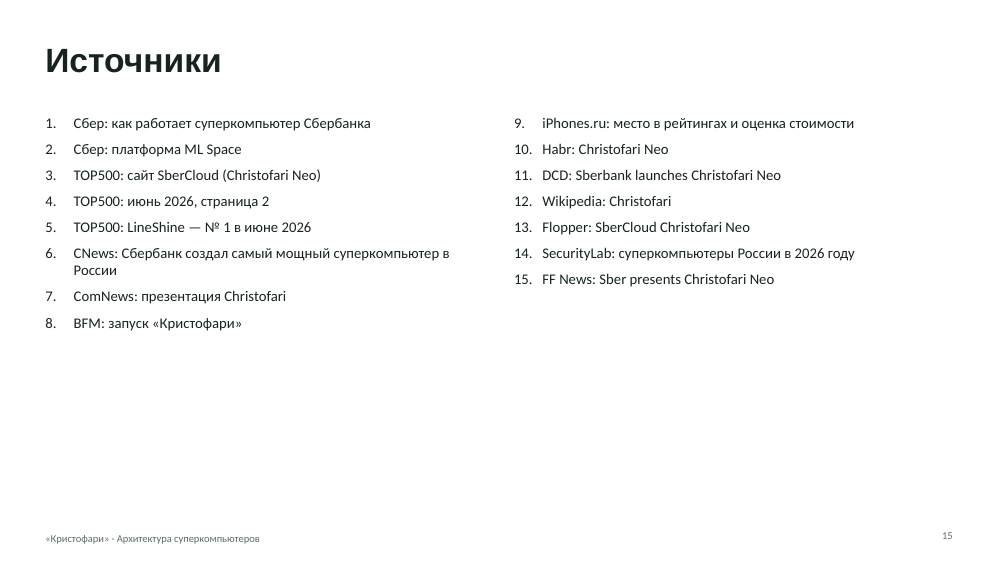
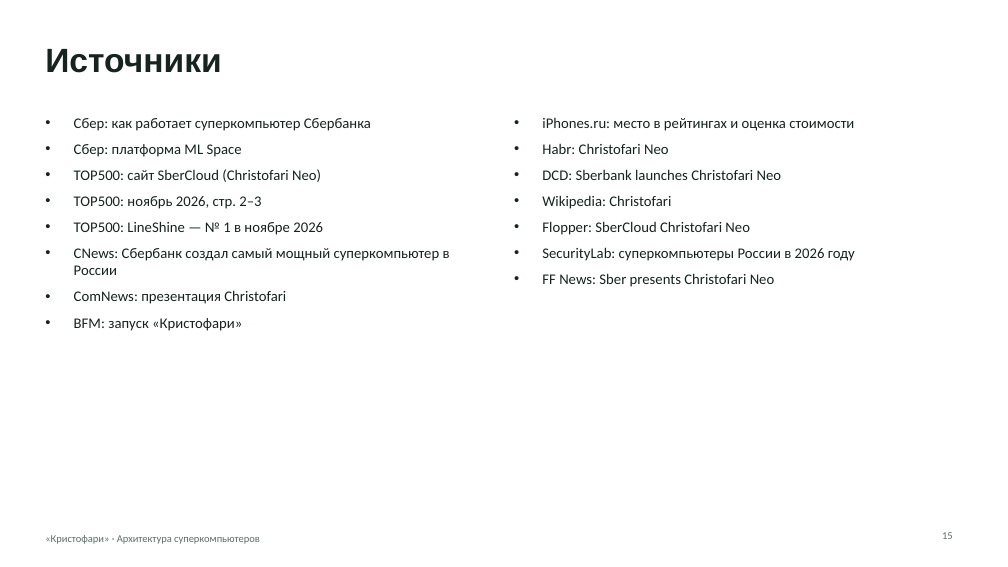
Before and after one commit to Khramov-Vladislav/Architecture-of-supercomputers, a slide deck: slide 15 of presentation/Кристофари — презентация.pptx. Drawn at 1008x567 pixels with LibreOffice and Linux fonts; fonts in the diff are those of the drawing. Boxes give left, top, right and bottom in pixels: in the first picture for what was removed or moved away, otherwise in the second. Text is boxed around its words. In the diff, an @@ line names an element or a change of style, - is before the commit and + after.

Commit message:
doc(presentation): добавлена презентация

```diff
--- a/presentation/Кристофари — презентация.pptx
+++ b/presentation/Кристофари — презентация.pptx
@@ text at box(74, 118, 450, 331): bullet 1. to • @@
@@ text "iPhones.ru: место в рейтингах и ..." at box(542, 118, 855, 287): bullet 1. to • @@
@@ text at box(74, 196, 323, 235): text changed @@
-4. TOP500: июнь 2026, страница 2
-5. TOP500: LineShine — № 1 в июне 2026
+• TOP500: ноябрь 2026, стр. 2–3
+• TOP500: LineShine — № 1 в ноябре 2026
```
Also in this commit, not shown: 1 other slide changed, 1 other file.
